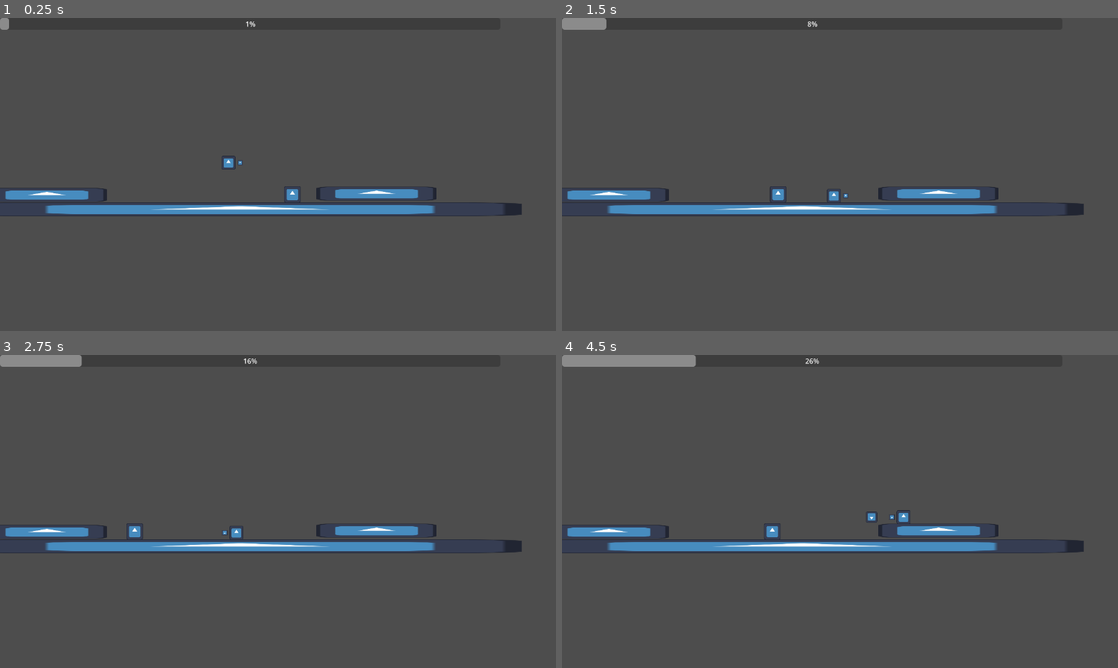
Above: before the commit, frames 1-4 (two rows, left to right).
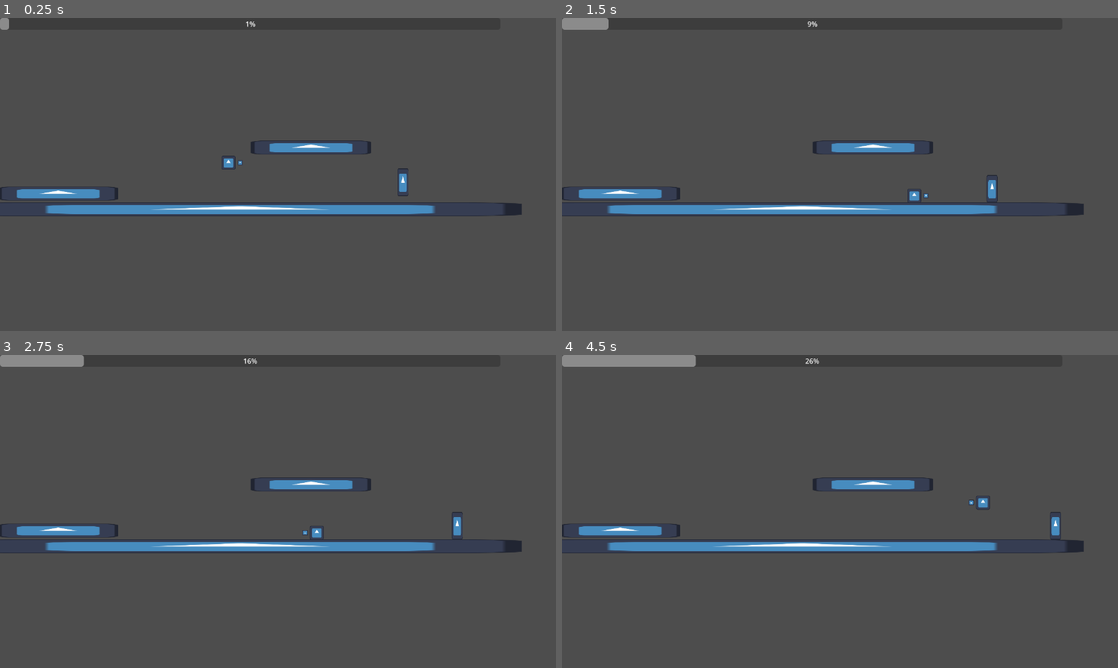
Above: after the commit, the same moments.

Repository: Luke-Parker1/Game-Off-2025
Game: Godot game, scene res://test_scene.tscn
Same seed, same stepped clock (60 frames per second), same inputs: the game is played once before the commit and once after it. The project has no main scene, so this scene is started directly. The engine's default icon, where the game draws it, is replaced by a stand-in: a white triangle on a blue panel in a dark square.
Inputs:
- Up to frame 1 (0.25 s): no input
- Up to frame 2 (1.5 s): hold D (right) from 0.53 s (still down); tap J (shoot) at 0.6 s; tap Space (jump) at 0.77 s; tap K (sword) at 0.8, 1.35 s
- Up to frame 3 (2.75 s): tap Space (jump) at 1.52 s; tap J (shoot) at 1.55 s; release D (right) at 2.03 s; hold A (left) from 2.03 s (still down); tap Shift (dash) at 2.1 s; tap K (sword) at 2.3 s
- Up to frame 4 (4.5 s): release A (left) at 2.78 s; hold D (right) 2.78-4.28 s; tap J (shoot) at 2.85, 4.35 s; tap Space (jump) at 3.02, 3.77 s; tap K (sword) at 3.6 s; hold A (left) from 4.28 s (still down)

The runs differ from the first frame. In frame 1, 1.7% of the frame differs, in the area x 0-79%, y 39-59%; in frame 2, 1.8%; in frame 3, 1.9%; in frame 4, 2.0%, in the area x 0-90%, y 39-60%.

Commit message:
Started working on sword enemy

Diff:
--- /dev/null
+++ b/sword_enemy.gd
@@ -0,0 +1,24 @@
+extends CharacterBody2D
+
+@export var health : float
+
+var direction := 1.0
+
+func _physics_process(_delta):
+	print(direction)
+	# Flip sword hitbox and floor detector
+	if (direction > 0 and $Sword.position.x < 0) or (direction < 0 and $Sword.position.x > 0):
+		$Sword.position.x *= -1
+	if (direction > 0 and $FloorDetector.position.x < 0) or (direction < 0 and $FloorDetector.position.x > 0):
+		$FloorDetector.position.x *= -1
+	move_and_slide()
+
+func hit(damage):
+	health -= damage
+	if health <= 0:
+		queue_free()
+
+
+func _on_hit_box_body_entered(body):
+	if body.is_in_group("Player"):
+		body.hit(global_position)
--- /dev/null
+++ b/sword_enemy.tscn
@@ -0,0 +1,58 @@
+[gd_scene load_steps=8 format=3 uid="uid://b1tpi2ms12dmx"]
+
+[ext_resource type="Script" uid="uid://cfuo1o74q1j4b" path="res://sword_enemy.gd" id="1_6dv18"]
+[ext_resource type="Texture2D" uid="uid://b2paakn4rmqkv" path="res://icon.svg" id="1_fn28w"]
+[ext_resource type="Script" uid="uid://v4nlkn46p8aj" path="res://state_machine.gd" id="3_e1cvk"]
+[ext_resource type="Script" uid="uid://b1tndal8vtuip" path="res://sword_enemy_default.gd" id="4_7cuhq"]
+
+[sub_resource type="RectangleShape2D" id="RectangleShape2D_fn28w"]
+size = Vector2(25.6, 64)
+
+[sub_resource type="RectangleShape2D" id="RectangleShape2D_6dv18"]
+size = Vector2(31, 58)
+
+[sub_resource type="RectangleShape2D" id="RectangleShape2D_e1cvk"]
+size = Vector2(32, 7)
+
+[node name="SwordEnemy" type="CharacterBody2D"]
+collision_layer = 2
+collision_mask = 2
+script = ExtResource("1_6dv18")
+
+[node name="Sprite2D" type="Sprite2D" parent="."]
+scale = Vector2(0.2, 0.5)
+texture = ExtResource("1_fn28w")
+
+[node name="CollisionShape2D" type="CollisionShape2D" parent="."]
+shape = SubResource("RectangleShape2D_fn28w")
+
+[node name="HitBox" type="Area2D" parent="."]
+
+[node name="CollisionShape2D" type="CollisionShape2D" parent="HitBox"]
+shape = SubResource("RectangleShape2D_fn28w")
+
+[node name="Sword" type="Area2D" parent="."]
+position = Vector2(32, 0)
+
+[node name="CollisionShape2D" type="CollisionShape2D" parent="Sword"]
+shape = SubResource("RectangleShape2D_6dv18")
+
+[node name="FloorDetector" type="Area2D" parent="."]
+position = Vector2(31, 34)
+collision_layer = 2
+collision_mask = 2
+
+[node name="CollisionShape2D" type="CollisionShape2D" parent="FloorDetector"]
+shape = SubResource("RectangleShape2D_e1cvk")
+
+[node name="StateMachine" type="Node" parent="." node_paths=PackedStringArray("initial_state")]
+script = ExtResource("3_e1cvk")
+initial_state = NodePath("Default")
+
+[node name="Default" type="Node" parent="StateMachine" node_paths=PackedStringArray("Enemy") groups=["Enemy"]]
+script = ExtResource("4_7cuhq")
+Enemy = NodePath("../..")
+speed = 50.0
+metadata/_custom_type_script = "uid://b1tndal8vtuip"
+
+[connection signal="body_entered" from="HitBox" to="." method="_on_hit_box_body_entered"]
--- /dev/null
+++ b/sword_enemy_default.gd
@@ -0,0 +1,15 @@
+extends State
+class_name SwordEnemyDefault
+
+@export var Enemy : CharacterBody2D
+@export var speed : float
+
+func State_Physics_Update(delta: float):
+	if not Enemy.is_on_floor():
+		Enemy.velocity += Enemy.get_gravity() * delta
+	elif Enemy.is_on_wall() or Enemy.get_node("FloorDetector").get_overlapping_bodies().size() == 0:
+		#print("bounce")
+		Enemy.direction *= -1
+		Enemy.get_node("FloorDetector").position.x *= -1
+
+	Enemy.velocity.x = Enemy.direction * speed
--- a/test_scene.tscn
+++ b/test_scene.tscn
@@ -2,7 +2,7 @@
 
 [ext_resource type="Texture2D" uid="uid://b2paakn4rmqkv" path="res://icon.svg" id="1_uhqqe"]
 [ext_resource type="PackedScene" uid="uid://b2lk5meo42827" path="res://player.tscn" id="2_ia1lp"]
-[ext_resource type="PackedScene" uid="uid://fy2v3116q2dv" path="res://walker_enemy.tscn" id="3_sasra"]
+[ext_resource type="PackedScene" uid="uid://b1tpi2ms12dmx" path="res://sword_enemy.tscn" id="4_2nij2"]
 [ext_resource type="PackedScene" uid="uid://j5mwc8ewxk6l" path="res://progress_bar.tscn" id="4_coq8p"]
 
 [sub_resource type="RectangleShape2D" id="RectangleShape2D_uhqqe"]
@@ -28,7 +28,7 @@
 shape = SubResource("RectangleShape2D_uhqqe")
 
 [node name="StaticBody2D2" type="StaticBody2D" parent="."]
-position = Vector2(867, 404)
+position = Vector2(716, 298)
 collision_layer = 3
 collision_mask = 3
 
@@ -40,7 +40,7 @@
 shape = SubResource("RectangleShape2D_ia1lp")
 
 [node name="StaticBody2D3" type="StaticBody2D" parent="."]
-position = Vector2(108, 407)
+position = Vector2(134, 404)
 collision_layer = 3
 collision_mask = 3
 
@@ -54,7 +54,7 @@
 [node name="Player" parent="." instance=ExtResource("2_ia1lp")]
 position = Vector2(526, 173)
 
-[node name="WalkerEnemy" parent="." instance=ExtResource("3_sasra")]
-position = Vector2(708, 404)
+[node name="ProgressBarLayer" parent="." instance=ExtResource("4_coq8p")]
 
-[node name="ProgressBarLayer" parent="." instance=ExtResource("4_coq8p")]
+[node name="SwordEnemy" parent="." instance=ExtResource("4_2nij2")]
+position = Vector2(916, 353)
--- a/walker_default.gd
+++ /dev/null
@@ -1,7 +0,0 @@
-extends State
-class_name WalkerDefault
-
-@export var Walker : CharacterBody2D
-
-func Enter():
-	Walker.state_allows_default_move = true
--- a/walker_enemy.gd
+++ b/walker_enemy.gd
@@ -10,7 +10,7 @@
 func _physics_process(delta):
 	if not is_on_floor():
 		velocity += get_gravity() * delta
-	if is_on_wall():
+	if is_on_wall() or $FloorDetector.get_overlapping_bodies().size() == 0:
 		direction *= -1
 		$FloorDetector.position.x *= -1
 
Not shown, added: sword_enemy.gd.uid
Not shown, added: sword_enemy_default.gd.uid
Not shown, removed: walker_default.gd.uid
